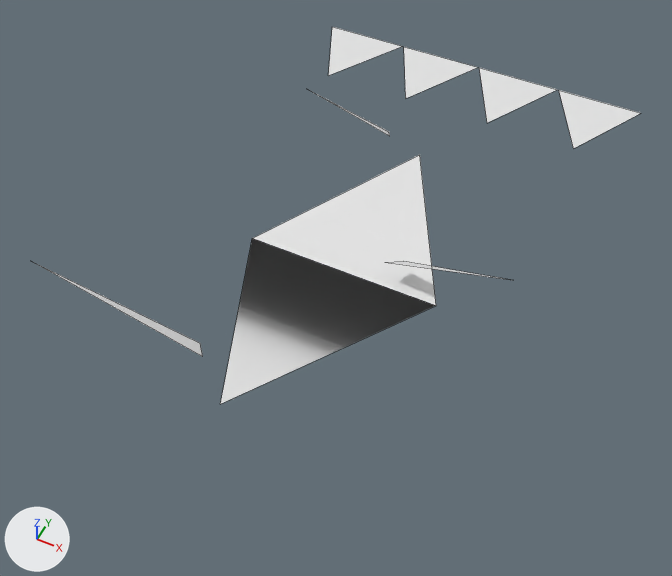
One commit to the OBJ model GameData/Meshes/Designs/voidborn/voidborn_gunship_strike_51.obj: the scene before it, then after it.
Before and after are seen from a 50 mm camera at (2.87, -5.85, 7.02) aimed at (0.08, -0.28, 0.06). Arrows for +X, +Y and +Z are at lower left; the lights stay in place. The older version comes first. Mesh edges are drawn as thin lines. Where no turn or scale is listed for an object, it has been applied to the vertices. Vertices at exactly the same position are counted once.

The older version as bpy lines, for what is in view:
```python
me_voidborn_gunship_strike_51 = bpy.data.meshes.new('voidborn_gunship_strike_51')
me_voidborn_gunship_strike_51.from_pydata(...)  # 25 vertices, 9 faces; spans x -2.22..2.1, y -2.28..3.96, z 0.0..0.88
ob_voidborn_gunship_strike_51 = bpy.data.objects.new('voidborn_gunship_strike_51', me_voidborn_gunship_strike_51)
ob_voidborn_gunship_strike_51.location = (0.0, 0.0, 0.0)
```
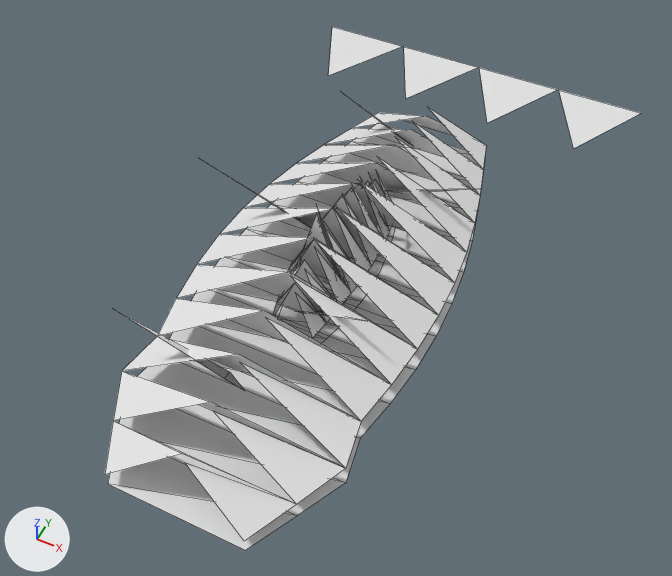
Location of each change, (x1, y1, x2, y2) in pixels of the pictures (672 x 576 px):
'voidborn_gunship_strike_51', reshaped (12% narrower, 39% taller)
    before: (33, 27, 640, 404)
    after: (105, 27, 640, 550)
part 1 of me_voidborn_gunship_strike_51, rebuilt (76% wider, 74% taller)
    before: (220, 155, 436, 404)
    after: (105, 107, 486, 541)
part 2 of me_voidborn_gunship_strike_51, deleted
    before: (33, 262, 203, 357)
part 3 of me_voidborn_gunship_strike_51, deleted
    before: (311, 91, 390, 136)
part 4 of me_voidborn_gunship_strike_51, deleted
    before: (386, 261, 509, 280)
part 5 of me_voidborn_gunship_strike_51, added
    after: (108, 94, 483, 550)

The change, as a list of edits to the scene's bpy script:
```text
Change me_voidborn_gunship_strike_51:
    used by ob_voidborn_gunship_strike_51; location = (0.0, 0.0, 0.0)
    remove me_voidborn_gunship_strike_51.from_pydata(...)  # 25 vertices, 9 faces; spans x -2.22..2.1, y -2.28..3.96, z 0.0..0.88
    add me_voidborn_gunship_strike_51.from_pydata(...)  # 206 vertices, 154 faces; spans x -2.1..2.1, y -3.1..3.96, z 0.0..1.36
    me_voidborn_gunship_strike_51 part 1: the loose piece of 4 vertices spanning x -1.05..1.05, y -2.28..2.05, z 0.0..0.56 is rebuilt with 50 vertices and now spans x -1.2..1.2, y -3.1..2.37, z 0.15..0.99
    me_voidborn_gunship_strike_51 part 2: the loose piece of 3 vertices spanning x -2.22..-0.55, y -1.88..-1.54, z 0.15..0.88 is deleted
    me_voidborn_gunship_strike_51 part 3: the loose piece of 3 vertices spanning x -1.31..-0.33, y 1.76..2.1, z 0.15..0.68 is deleted
    me_voidborn_gunship_strike_51 part 4: the loose piece of 3 vertices spanning x 0.44..1.77, y -0.06..0.28, z 0.15..0.78 is deleted
    me_voidborn_gunship_strike_51 part 5
    130 vertices are added at x -1.43..1.2, y -3.1..2.37, z 0.0..1.36
    14 new vertices lie (0.46, 0.0, 0.0) away from vertices in x -0.23, y -1.05..0.88, z 0.0..0.4
    114 new faces join them
```
